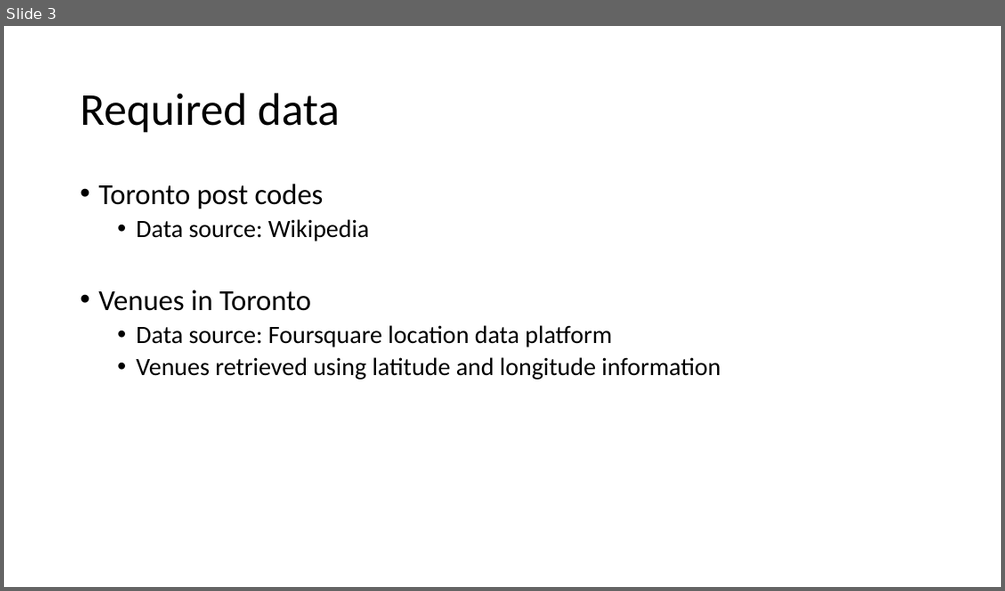
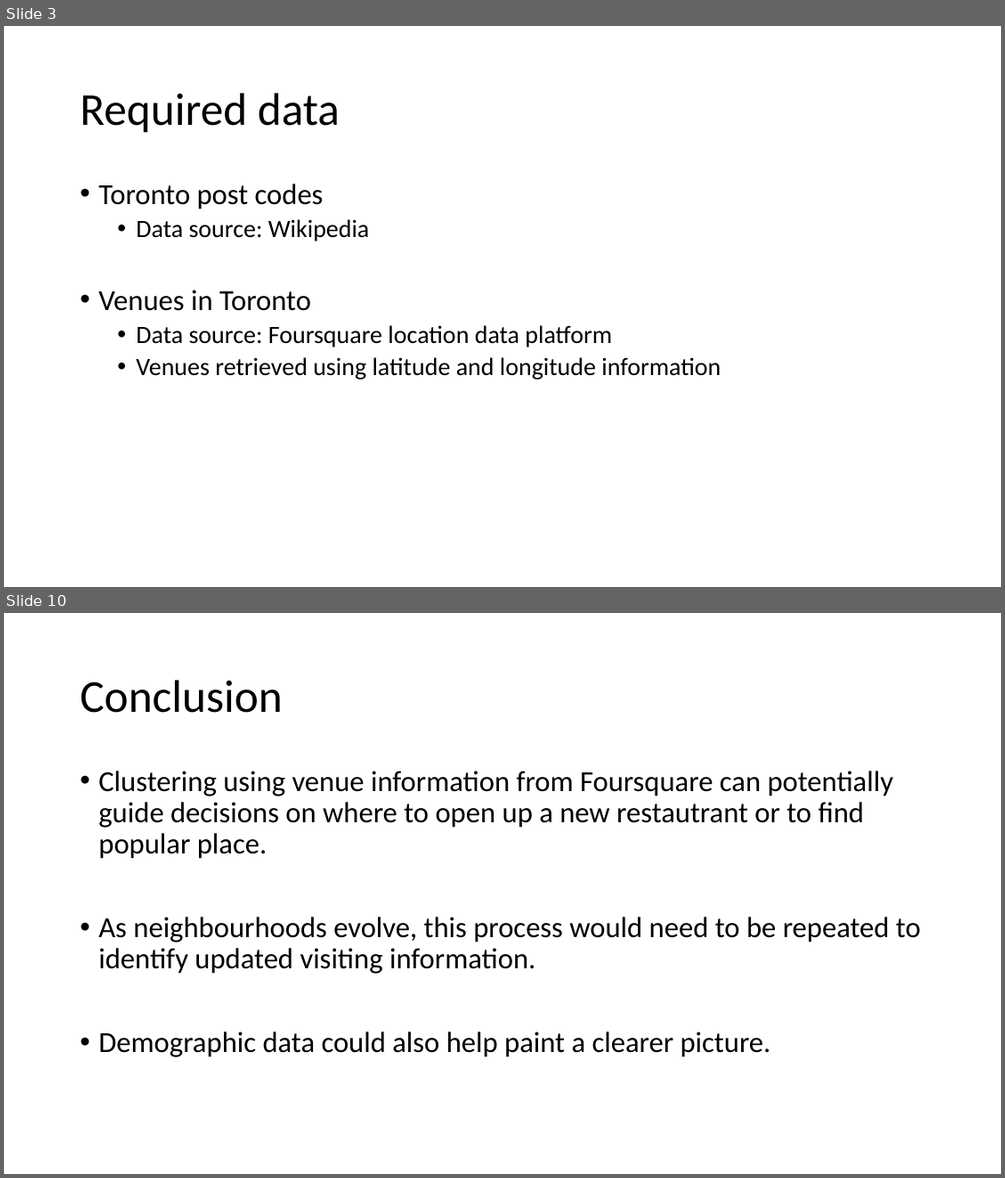
Before and after one commit to yshaikhygali/Coursera_Capstone, a slide deck: Capstone_Project_Presentation.pptx. Shown one above the other, each under a label of ours: slide 3 before the commit, slides 3 and 10 after it; the slides between them are not shown. The pictures are 1005x591 and 1005x1178 pixels, drawn with LibreOffice and Linux fonts; fonts in the diff are those of the drawing. Boxes give left, top, right and bottom in pixels: in the first picture for what was removed or moved away, otherwise in the second. Text is boxed around its words. In the diff, an @@ line names an element or a change of style, - is before the commit and + after.

```diff
--- a/Capstone_Project_Presentation.pptx
+++ b/Capstone_Project_Presentation.pptx
@@ slide 10 added at box(4, 613, 1001, 1174), background #FFFFFF @@
@@ title added at box(80, 680, 283, 713), 44 pt, text #000000 @@
+Conclusion
@@ text added at box(98, 771, 921, 1057), 28 pt, text #000000 @@
+• Clustering using venue information from Foursquare can potentially guide decisions on where to open up a new restautrant or to find popular place.
+• As neighbourhoods evolve, this process would need to be repeated to identify updated visiting information.
+• Demographic data could also help paint a clearer picture.
```
Also in this commit, not shown: 3 slides changed, 4 other slides added, 1 slide removed.
